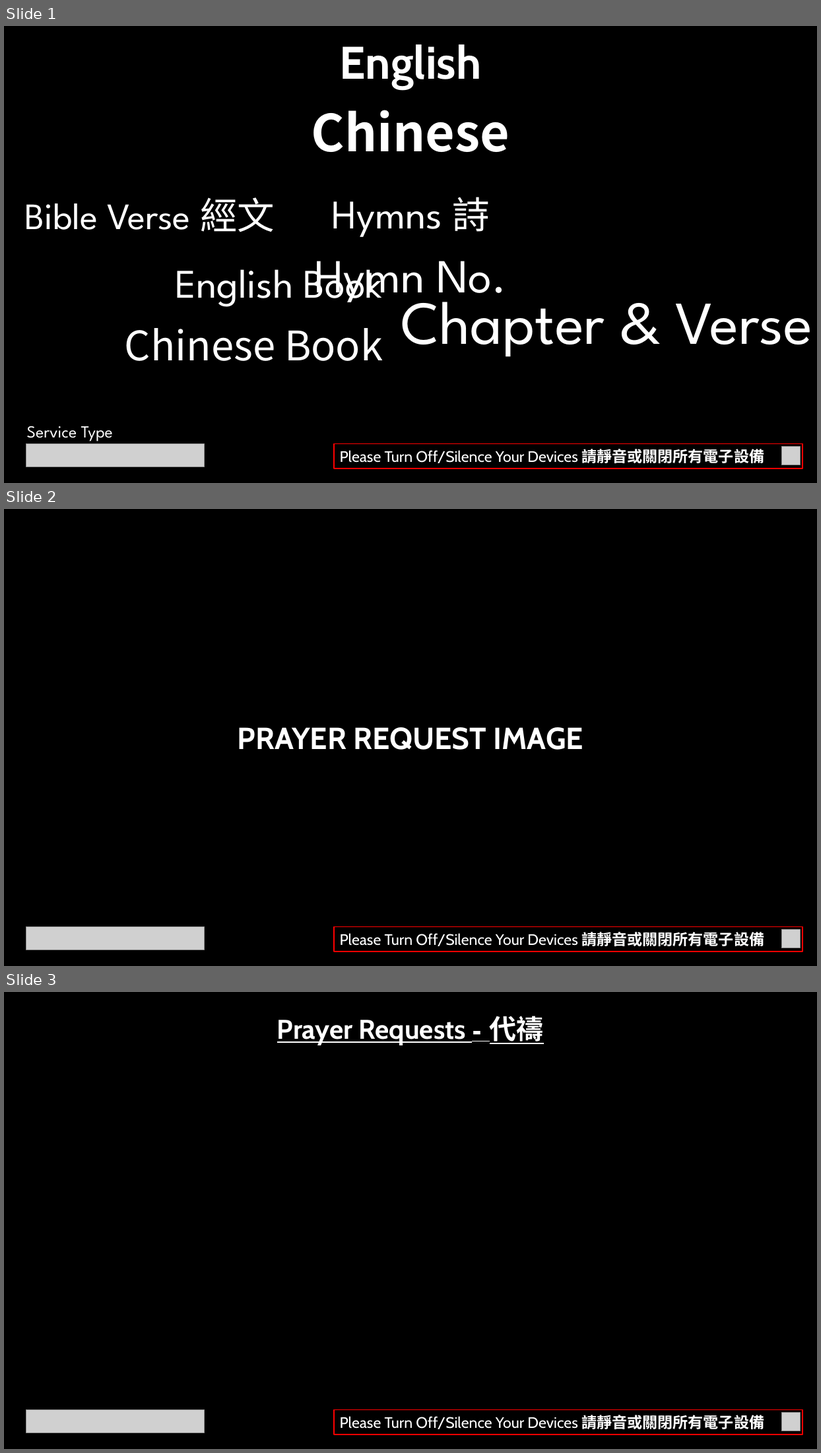
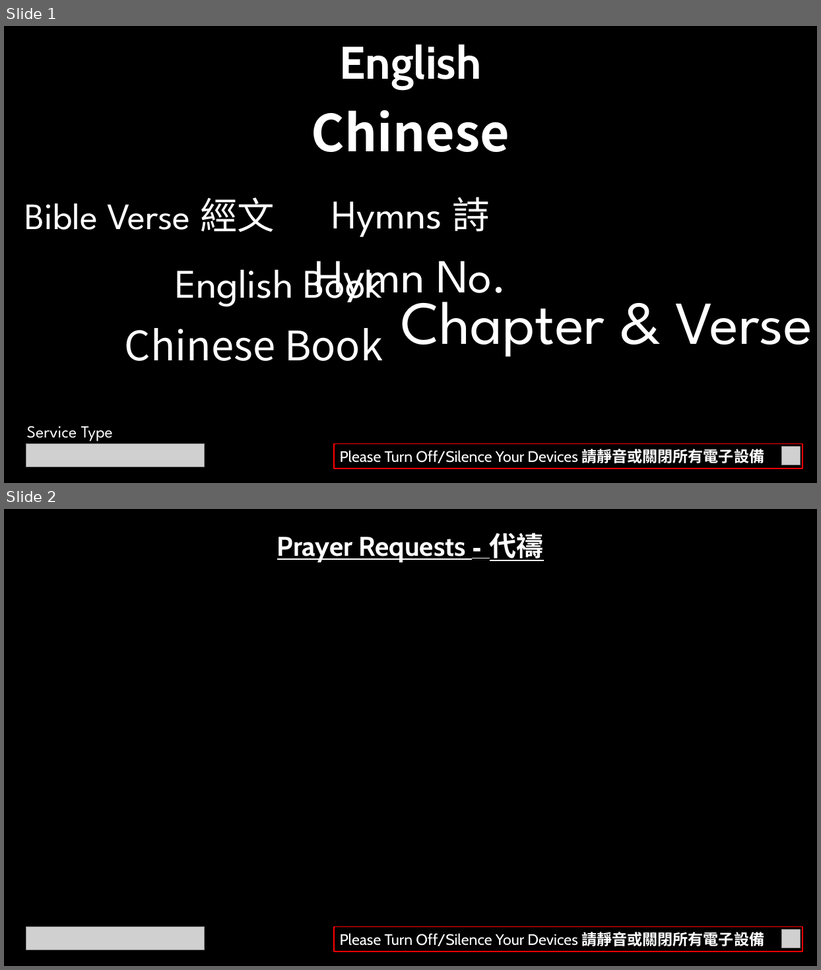
Before and after one commit to calebchanwy/tjc-powerpoint, a slide deck: TJCPowerPoint/Resources/ServiceWidescreen.pptx. Shown one above the other, each under a label of ours: slides 1, 2 and 3 before the commit, slides 1 and 2 after it. The pictures are 821x1453 and 821x970 pixels, drawn with LibreOffice and Linux fonts; fonts in the diff are those of the drawing; grey boxes stand for pictures. Boxes give left, top, right and bottom in pixels: in the first picture for what was removed or moved away, otherwise in the second. Text is boxed around its words. In the diff, an @@ line names an element or a change of style, - is before the commit and + after.

```diff
--- a/TJCPowerPoint/Resources/ServiceWidescreen.pptx
+++ b/TJCPowerPoint/Resources/ServiceWidescreen.pptx
@@ slide 2 removed at (4, 509, 817, 966), background #000000 @@
@@ text removed at (238, 727, 583, 750) @@
-PRAYER REQUEST IMAGE
@@ picture removed at (26, 927, 204, 951) @@
@@ rectangle removed at (334, 927, 803, 952) @@
-Please Turn Off/Silence Your Devices 請靜音或關閉所有電子設備
@@ picture removed at (781, 930, 801, 949) @@
@@ what was slide 3 is now slide 2 @@
```
Also in this commit, not shown: 30 other files.
